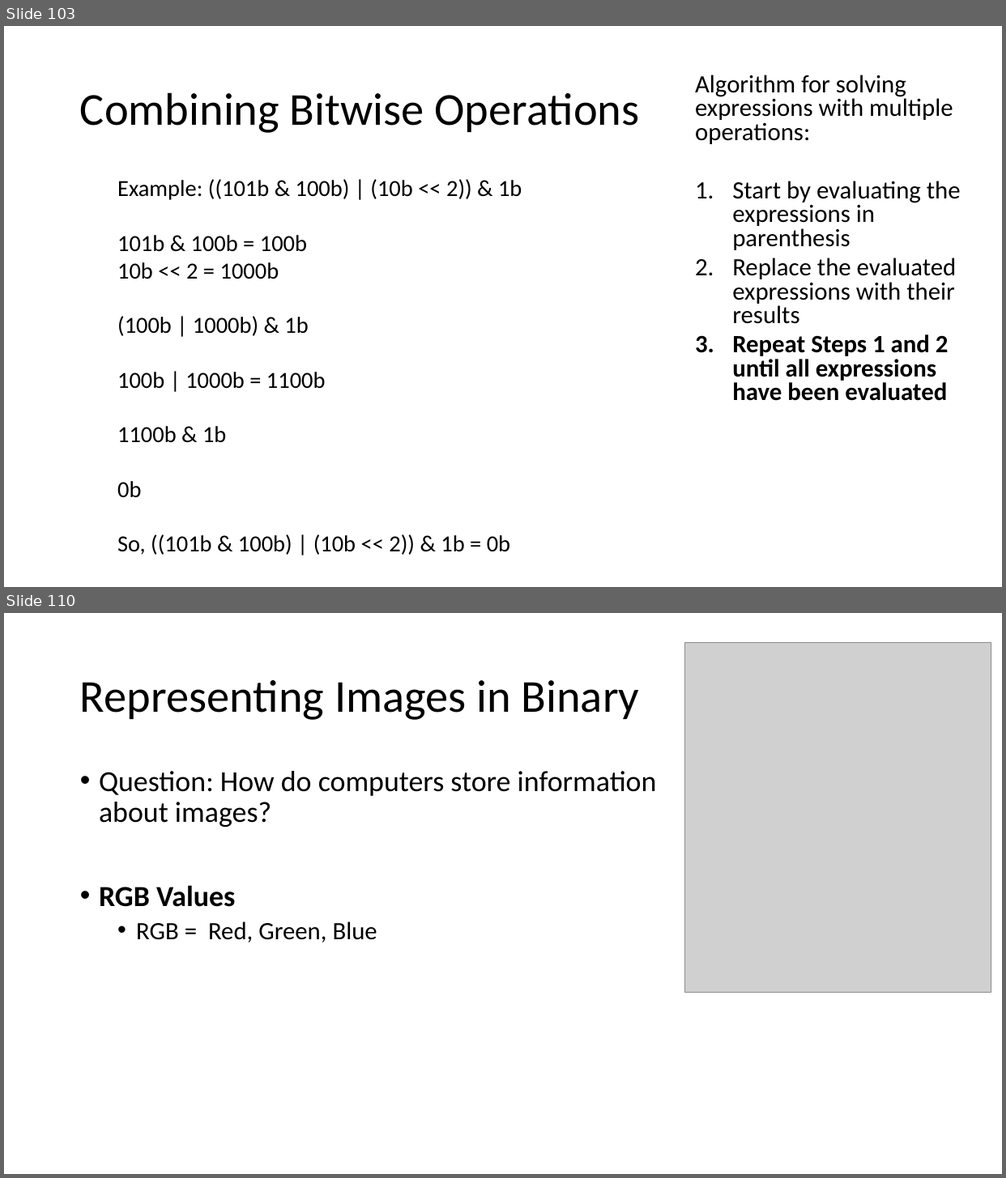
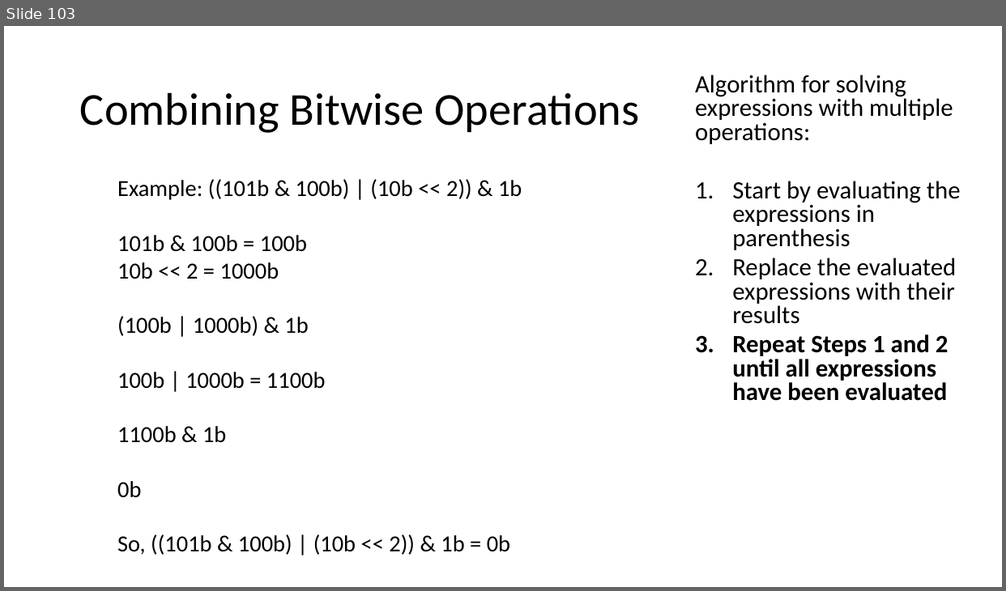
Before and after one commit to MrJoshGross/Course-Curricular-Material, a slide deck: wip/Lecture 5 - More Bitwise Operators.pptx. Shown one above the other, each under a label of ours: slides 103 and 110 before the commit, slide 103 after it; the slides between them are not shown. The pictures are 1006x1178 and 1006x591 pixels, drawn with LibreOffice and Linux fonts; fonts in the diff are those of the drawing; grey boxes stand for pictures. Boxes give left, top, right and bottom in pixels: in the first picture for what was removed or moved away, otherwise in the second. Text is boxed around its words. In the diff, an @@ line names an element or a change of style, - is before the commit and + after.

```diff
--- a/wip/Lecture 5 - More Bitwise Operators.pptx
+++ b/wip/Lecture 5 - More Bitwise Operators.pptx
@@ slide 110 removed at (x1=4, y1=613, x2=1002, y2=1174), background #FFFFFF @@
@@ picture removed at (x1=685, y1=643, x2=991, y2=993) @@
@@ title removed at (x1=80, y1=680, x2=640, y2=720) @@
-Representing Images in Binary
@@ text removed at (x1=99, y1=771, x2=657, y2=943) @@
-• Question: How do computers store information about images?
-• RGB Values
-  • RGB = Red, Green, Blue
```
Also in this commit, not shown: 3 slides changed, 1 slide added, 32 other slides removed, 4 other files.
